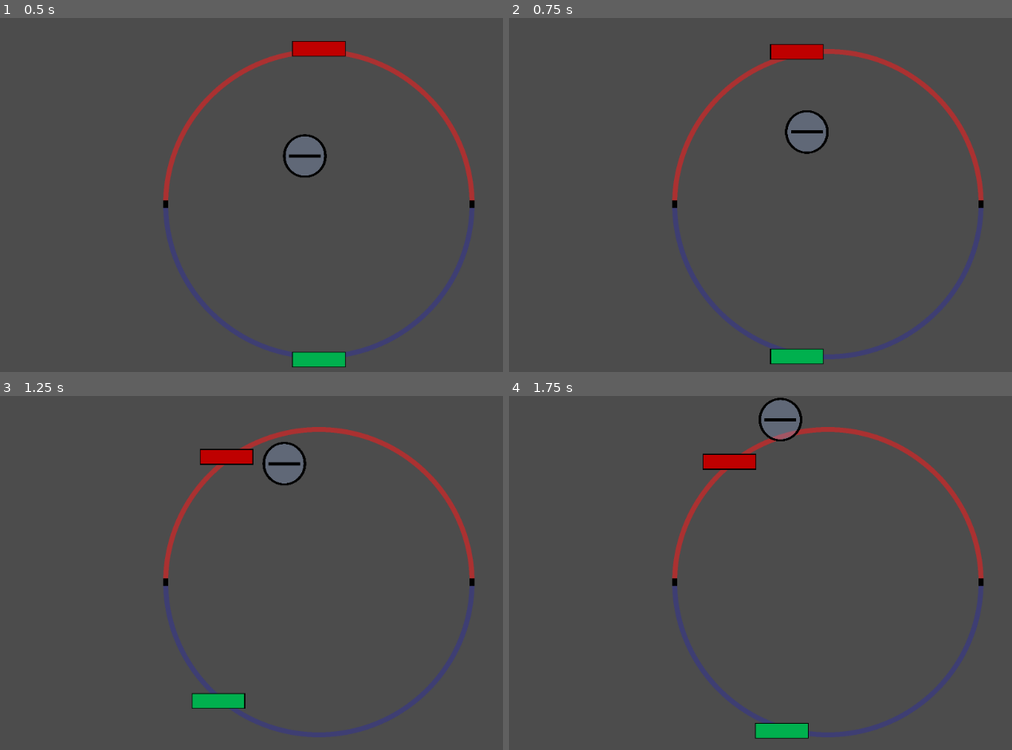
Above: before the commit, frames 1-4 (two rows, left to right).
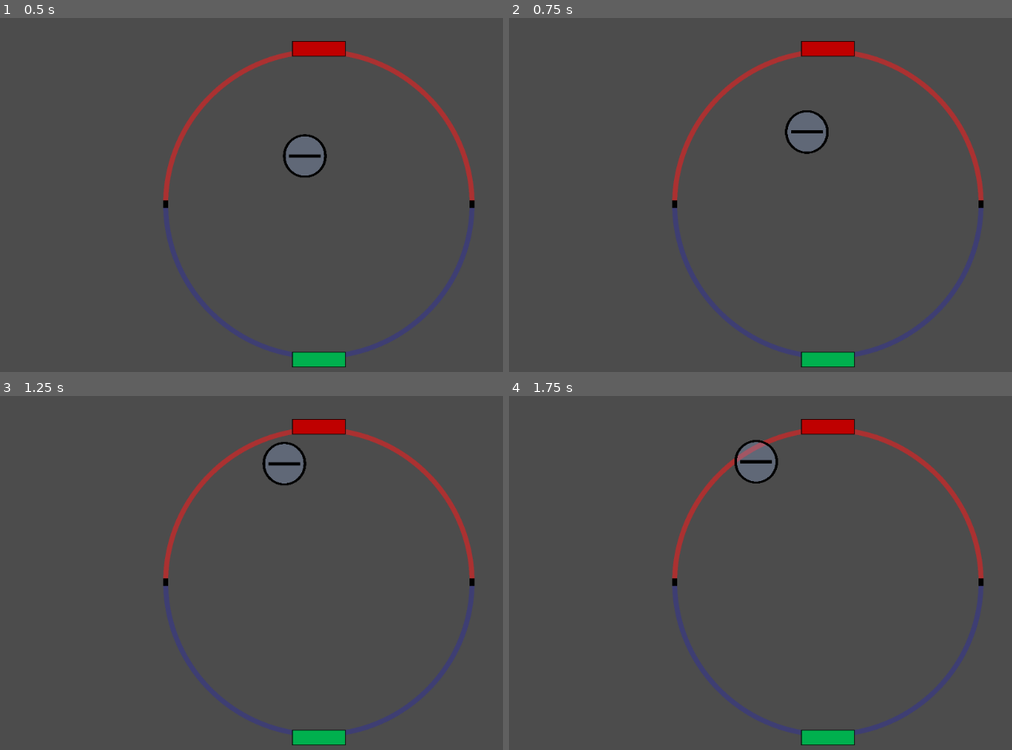
Above: after the commit, the same moments.

Repository: Nebulean/Electro-Pong
Game: Godot game, scene res://Scenes/Gameplay.tscn
Two runs of this game, one before a commit and one after it. Both use one fixed random seed, a clock stepped at 60 frames per second and the inputs below. The project has no main scene, so this scene is started directly.
Inputs:
- Up to frame 1 (0.5 s): no input
- Up to frame 2 (0.75 s): hold Right (ui_right) from 0.53 s (still down); hold A (ui_left2) from 0.53 s (still down)
- Up to frame 3 (1.25 s): keep holding Right (ui_right); keep holding A (ui_left2); tap D (ui_right2) at 0.8 s
- Up to frame 4 (1.75 s): release Right (ui_right) at 1.28 s; release A (ui_left2) at 1.28 s; hold Left (ui_left) from 1.28 s (still down); tap D (ui_right2) at 1.35 s; tap A (ui_left2) at 1.55 s

Frame 1 is identical in both runs. In frame 2, 1.3% of the frame differs, in the area x 51-69%, y 6-99%; in frame 3, 2.0%; in frame 4, 3.3%, in the area x 38-69%, y 0-99%.

Commit message:
Define different controls for players

Diff:
--- a/game/Scripts/Player.gd
+++ b/game/Scripts/Player.gd
@@ -34,21 +34,21 @@
 
 func _input(event):
 	if is_input_sensitive:
-		if event.is_action_pressed("ui_right") && player == 1:
+		if event.is_action_pressed("p1_clockwise") && player == 1:
 			is_right = true
-		if event.is_action_pressed("ui_right2") && player == 2:
+		if event.is_action_pressed("p2_clockwise") && player == 2:
 			is_right = true
-		if event.is_action_pressed("ui_left") && player == 1:
+		if event.is_action_pressed("p1_trigo") && player == 1:
 			is_left = true
-		if event.is_action_pressed("ui_left2") && player == 2:
+		if event.is_action_pressed("p2_trigo") && player == 2:
 			is_left = true
-		if event.is_action_released("ui_right") && player == 1:
+		if event.is_action_released("p1_clockwise") && player == 1:
 			is_right = false
-		if event.is_action_released("ui_right2") && player == 2:
+		if event.is_action_released("p2_clockwise") && player == 2:
 			is_right = false
-		if event.is_action_released("ui_left") && player == 1:
+		if event.is_action_released("p1_trigo") && player == 1:
 			is_left = false
-		if event.is_action_released("ui_left2") && player == 2:
+		if event.is_action_released("p2_trigo") && player == 2:
 			is_left = false
 
 func _physics_process(delta):
